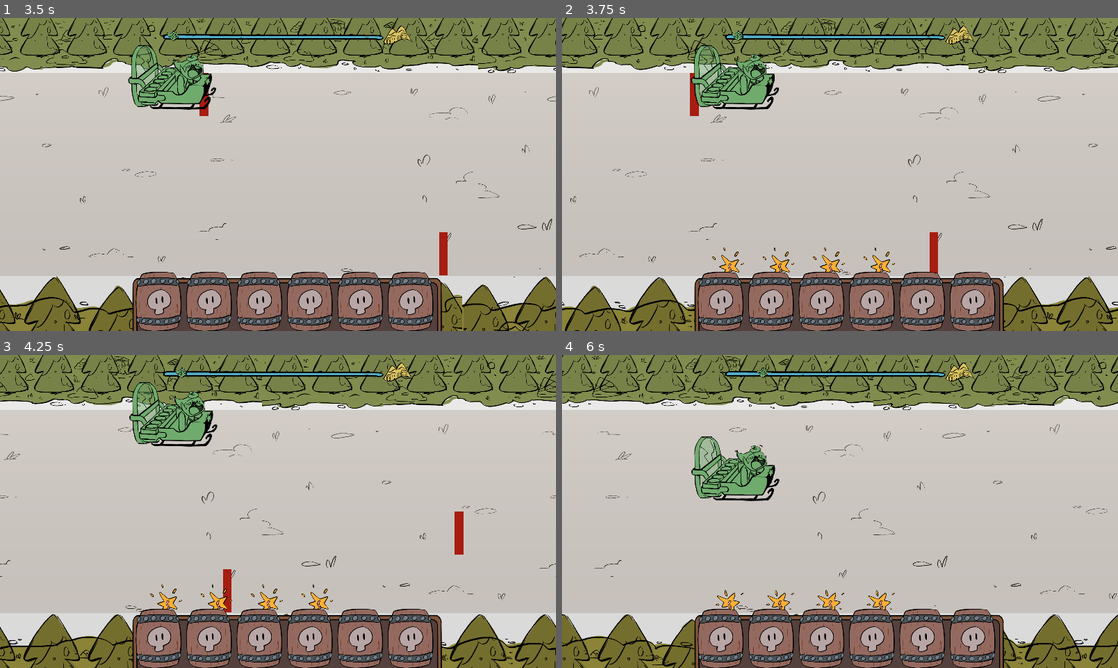
Above: before the commit, frames 1-4 (two rows, left to right).
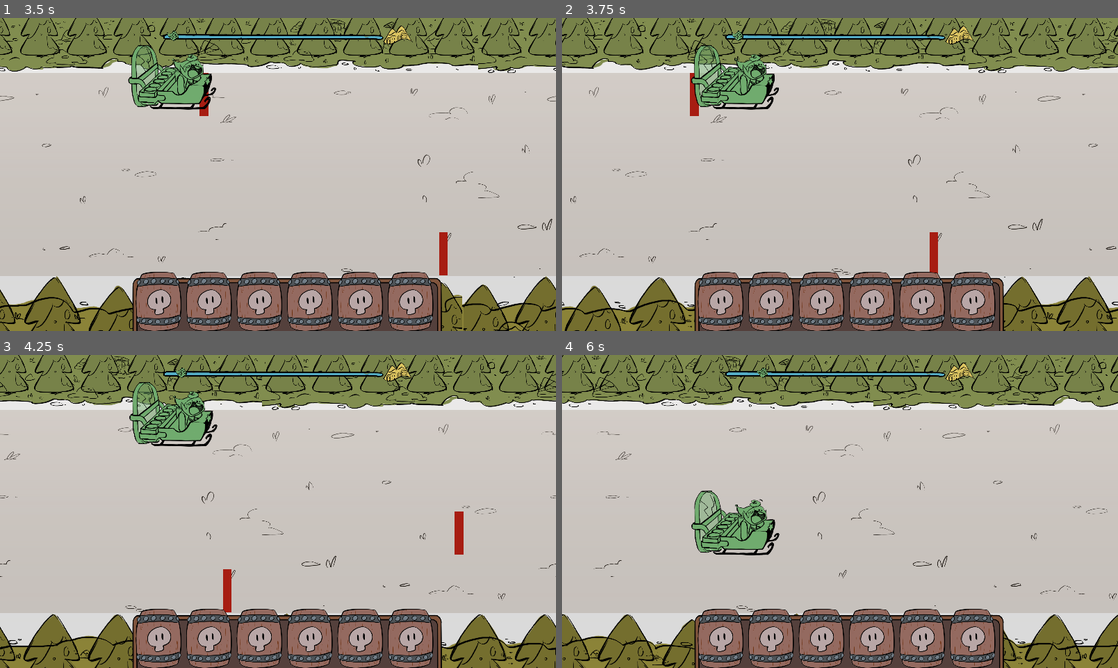
Above: after the commit, the same moments.

Repository: hsandt/ld53
Game: Godot game, scene res://scenes/main_menu_scene.tscn
Two runs of this game, one before a commit and one after it. Both use one fixed random seed, a clock stepped at 60 frames per second and the inputs below.
Inputs (mouse positions are in pixels of both pictures, inside the frame that each line leads up to):
- Up to frame 1 (3.5 s): tap Enter (ui_accept) at 0.5, 0.77, 1.52, 3.02 s; move the mouse to (400, 158) at 0.52 s; hold Right (ui_right) 0.53-1.28 s; hold M (app_next_resolution) 0.53-1.28 s; click (400, 158) at 0.67 s; move the mouse to (166, 190) at 1.27 s; hold S (down) 1.28-2.03 s; tap N (app_prev_resolution) at 1.35, 2.85 s; move the mouse to (333, 105) at 2.02 s; hold Right (ui_right) 2.03-2.78 s; hold M (app_next_resolution) 2.03-2.78 s; move the mouse to (250, 237) at 2.77 s; hold Up (ui_up) from 2.78 s (still down); click (250, 237) at 2.92 s
- Up to frame 2 (3.75 s): move the mouse to (1006, 221) at 3.52 s; release Up (ui_up) at 3.53 s; hold Left (ui_left) from 3.53 s (still down); hold M (app_next_resolution) from 3.53 s (still down)
- Up to frame 3 (4.25 s): keep holding Left (ui_left); keep holding M (app_next_resolution); tap Enter (ui_accept) at 3.77 s
- Up to frame 4 (6 s): move the mouse to (673, 464) at 4.27 s; release M (app_next_resolution) at 4.28 s; tap N (app_prev_resolution) at 4.35, 5.85 s; tap Enter (ui_accept) at 4.52 s; move the mouse to (867, 511) at 5.02 s; release Left (ui_left) at 5.03 s; hold S (down) 5.03-5.78 s; hold M (app_next_resolution) 5.03-5.78 s; click (867, 511) at 5.17 s; move the mouse to (756, 433) at 5.77 s; hold Right (ui_right) from 5.78 s (still down)

Frame 1 is identical in both runs. In frame 2, 0.5% of the frame differs, in the area x 27-60%, y 73-82%; in frame 3, 0.5%; in frame 4, 4.8%, in the area x 23-60%, y 26-82%.

Commit message:
[Obstacle] Rebalanced obstacle damages to match powder stamina

Diff:
--- a/data/obstacles/obstacle_data_big.tres
+++ b/data/obstacles/obstacle_data_big.tres
@@ -4,4 +4,4 @@
 
 [resource]
 script = ExtResource("1_7vsjy")
-damage = 10
+damage = 3
--- a/data/obstacles/obstacle_data_medium.tres
+++ b/data/obstacles/obstacle_data_medium.tres
@@ -4,4 +4,4 @@
 
 [resource]
 script = ExtResource("1_eg6ih")
-damage = 10
+damage = 2
--- a/data/obstacles/obstacle_data_small.tres
+++ b/data/obstacles/obstacle_data_small.tres
@@ -4,4 +4,4 @@
 
 [resource]
 script = ExtResource("1_0rjs8")
-damage = 10
+damage = 1
